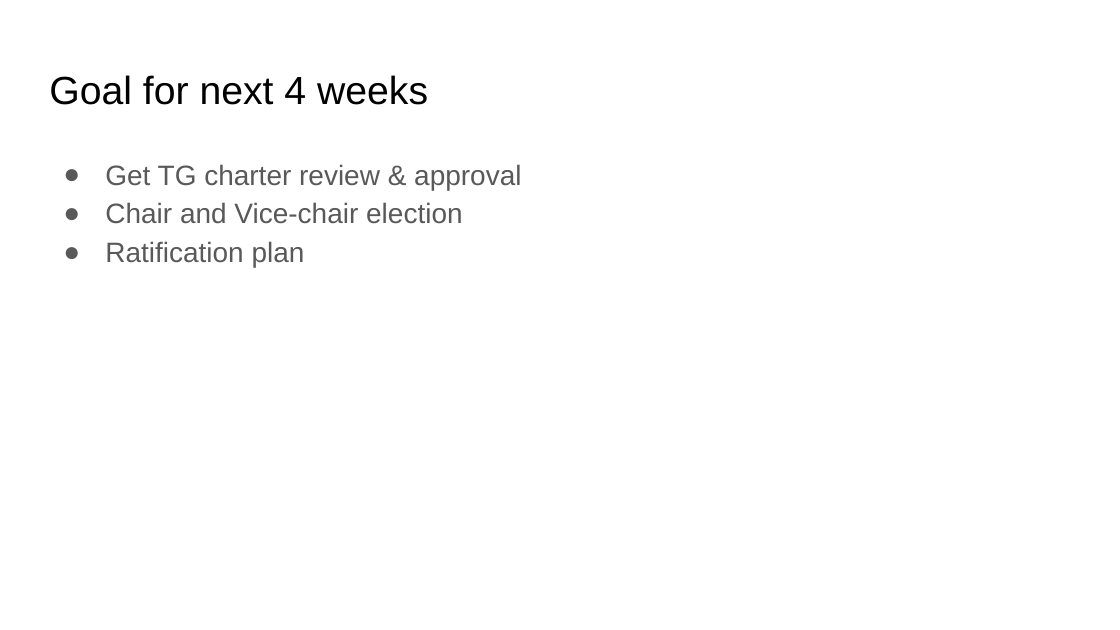
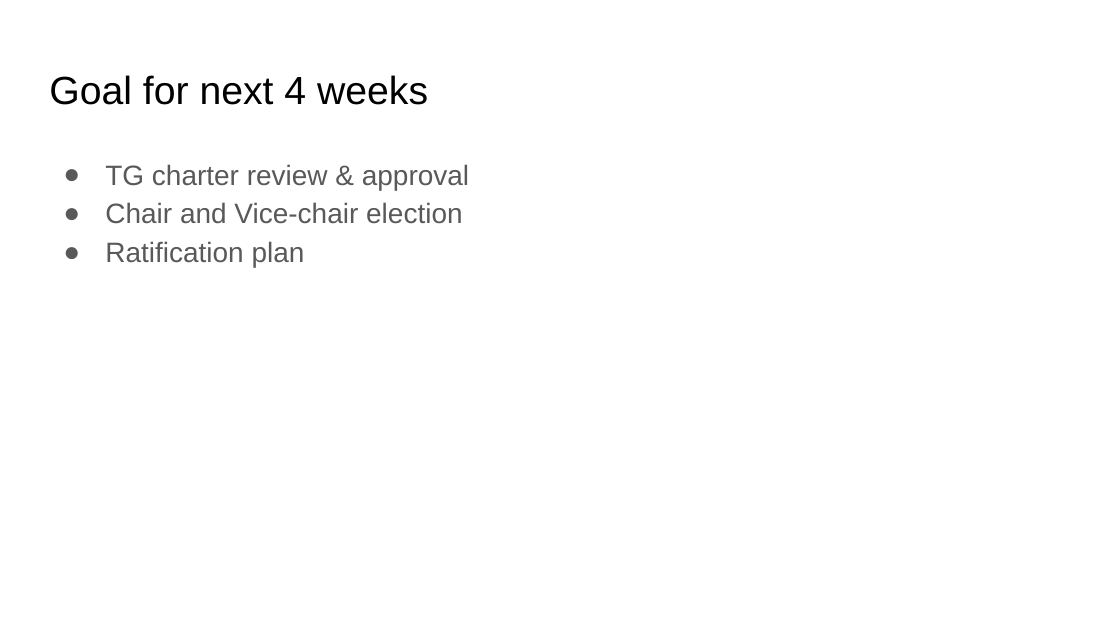
Before and after one commit to riscv-admin/external-debug-security, a slide deck: slide 3 of meetings/20231115/20231115 external debug security TG meeting.pptx. Drawn at 1120x630 pixels with LibreOffice and Linux fonts; fonts in the diff are those of the drawing. Boxes give left, top, right and bottom in pixels: in the first picture for what was removed or moved away, otherwise in the second. Text is boxed around its words. In the diff, an @@ line names an element or a change of style, - is before the commit and + after.

```diff
--- a/meetings/20231115/20231115 external debug security TG meeting.pptx
+++ b/meetings/20231115/20231115 external debug security TG meeting.pptx
@@ text at (105,164,469,190): text changed @@
-● Get TG charter review & approval
+● TG charter review & approval
```
Also in this commit, not shown: 1 other slide changed, 1 slide added.
